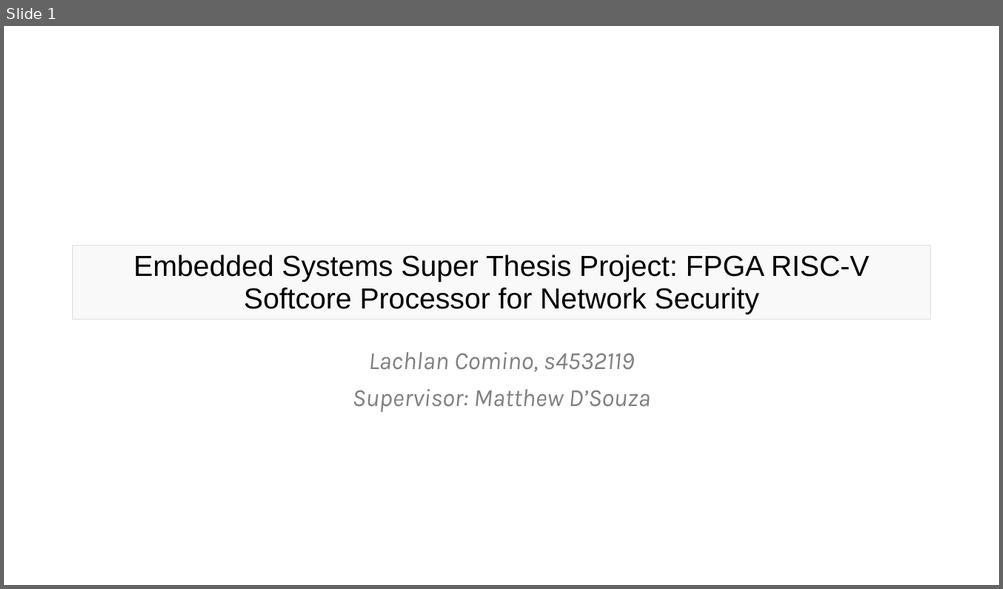
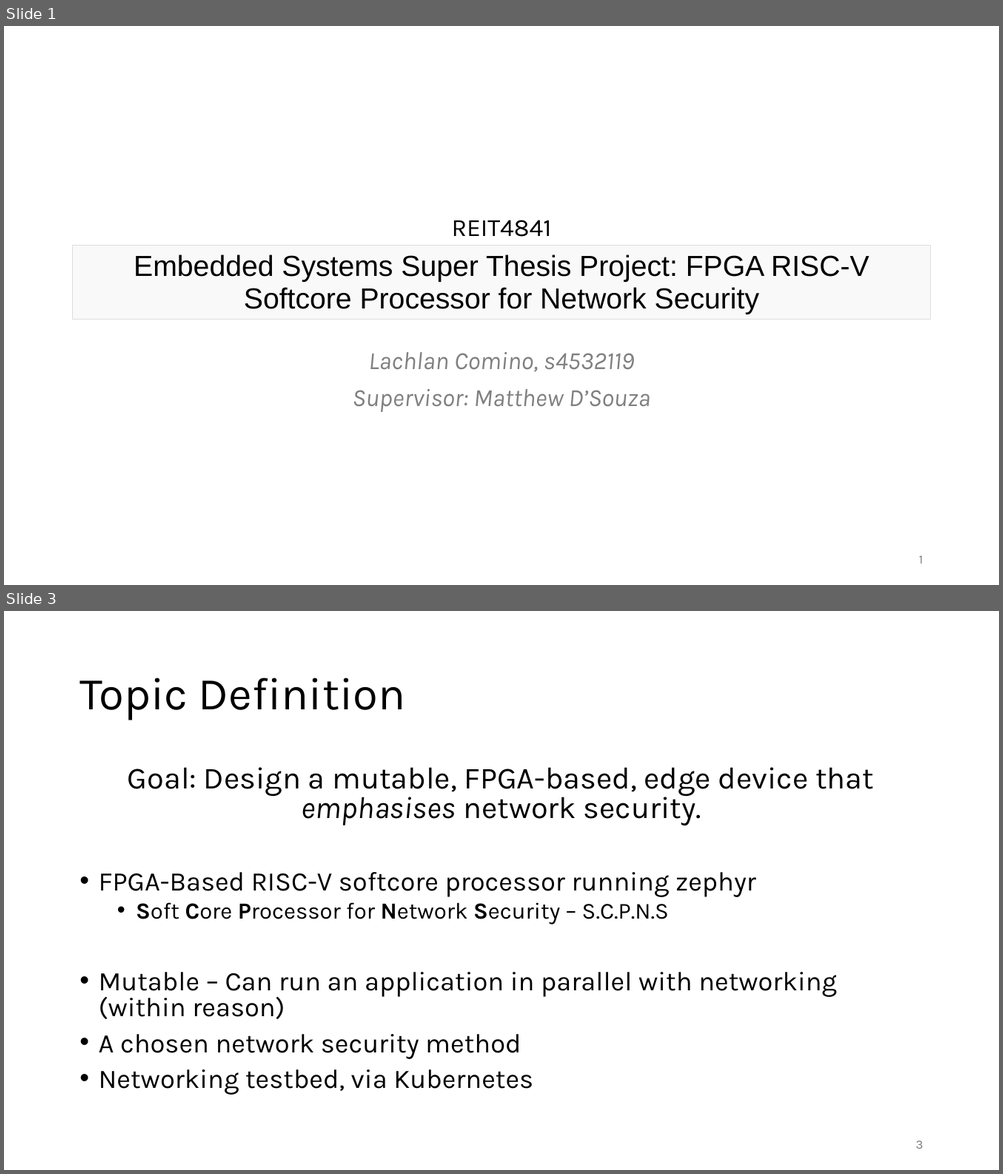
Before and after one commit to lcomino64/Thesis, a slide deck: Seminar/s4532119_seminar_slides.pptx. Shown one above the other, each under a label of ours: slide 1 before the commit, slides 1 and 3 after it; the slides between them are not shown. The pictures are 1003x589 and 1003x1174 pixels, drawn with LibreOffice and Linux fonts; fonts in the diff are those of the drawing. Boxes give left, top, right and bottom in pixels: in the first picture for what was removed or moved away, otherwise in the second. Text is boxed around its words. In the diff, an @@ line names an element or a change of style, - is before the commit and + after.

```diff
--- a/Seminar/s4532119_seminar_slides.pptx
+++ b/Seminar/s4532119_seminar_slides.pptx
@@ slide 3 added at box(4, 611, 999, 1170), background #FFFFFF @@
@@ title added at box(79, 678, 405, 721), 44 pt, text #000000 @@
+Topic Definition
@@ text added at box(99, 767, 874, 1095), 25.9 pt, text #000000 @@
+Goal: Design a mutable, FPGA-based, edge device that emphasises network security.
+• FPGA-Based RISC-V softcore processor running zephyr
+  • Soft Core Processor for Network Security – S.C.P.N.S
+• Mutable – Can run an application in parallel with networking (within reason)
+• A chosen network security method
+• Networking testbed, via Kubernetes
@@ page number added at box(916, 1141, 923, 1149), 12 pt, text #797979 @@
+3
@@ slide 1 changed as well @@
@@ text added at box(452, 220, 552, 237), 24 pt, text #000000 @@
+REIT4841
@@ page number added at box(919, 556, 923, 564), 12 pt, text #797979 @@
+1
```
Also in this commit, not shown: 2 other slides changed, 11 other slides added, 5 slides removed, 7 other files.
